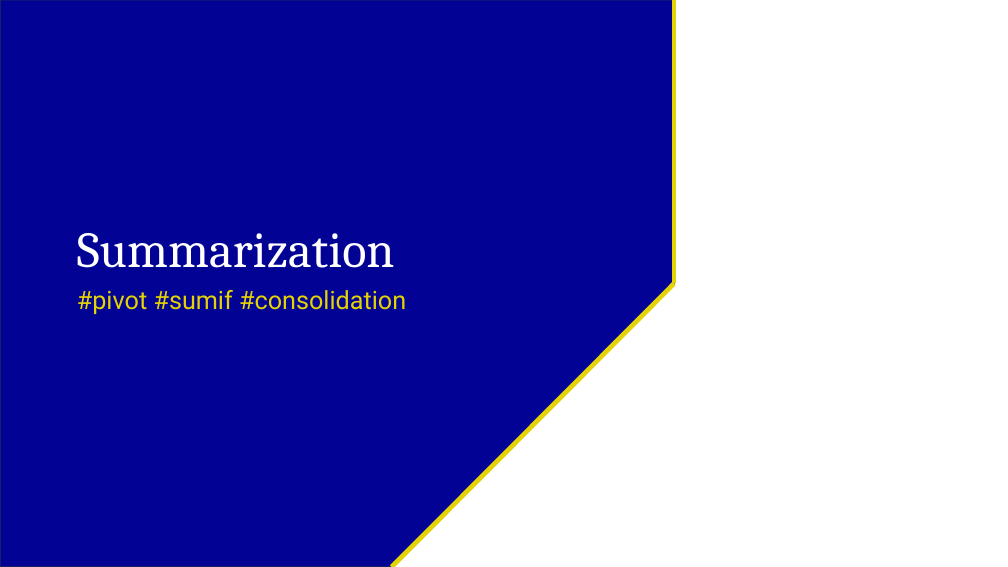
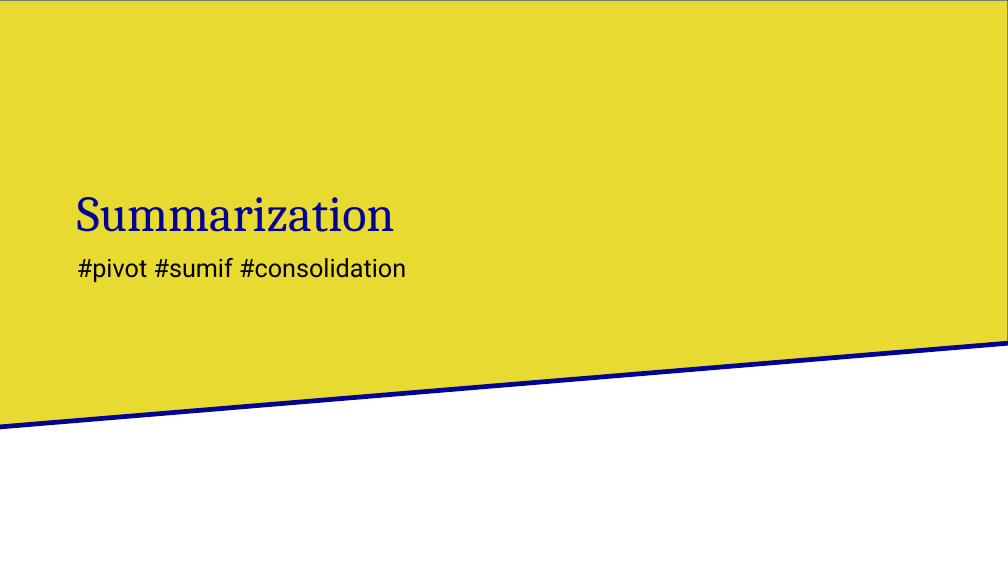
Before and after one commit to irfanradarma/Audit-SI, a slide deck: slide 33 of Slides/09 - Basic Data Analysis.pptx (slide 16 before the commit). Drawn at 1008x567 pixels with LibreOffice and Linux fonts; fonts in the diff are those of the drawing; background and template pictures are left out. Boxes give left, top, right and bottom in pixels: in the first picture for what was removed or moved away, otherwise in the second. Text is boxed around its words. In the diff, an @@ line names an element or a change of style, - is before the commit and + after.

```diff
--- a/Slides/09 - Basic Data Analysis.pptx
+++ b/Slides/09 - Basic Data Analysis.pptx
@@ snip round rect removed at box(0, 0, 675, 567) @@
@@ flow chart manual input added at box(0, 0, 1008, 427), fill #E4D304 at 82% opacity, outline #325491 1 pt @@
@@ line removed from (675, 0) to (675, 284) @@
@@ title "Summarization" at box(77, 197, 395, 232): text colour #FFFFFF to #020294 @@
@@ text "#pivot #sumif #consolidation": place and size @@
-text "#pivot #sumif #consolidation" at box(77, 290, 406, 314)
+text "#pivot #sumif #consolidation" at box(77, 258, 406, 282)
@@ text "#pivot #sumif #consolidation" at box(77, 258, 406, 282): text colour #E4D304 to #000000 @@
@@ line removed from (675, 284) to (392, 567) @@
@@ line added from (1008, 343) to (0, 427), #020294 4.5 pt @@
```
Also in this commit, not shown: 4 other slides changed, 4 slides added, 3 other files.
